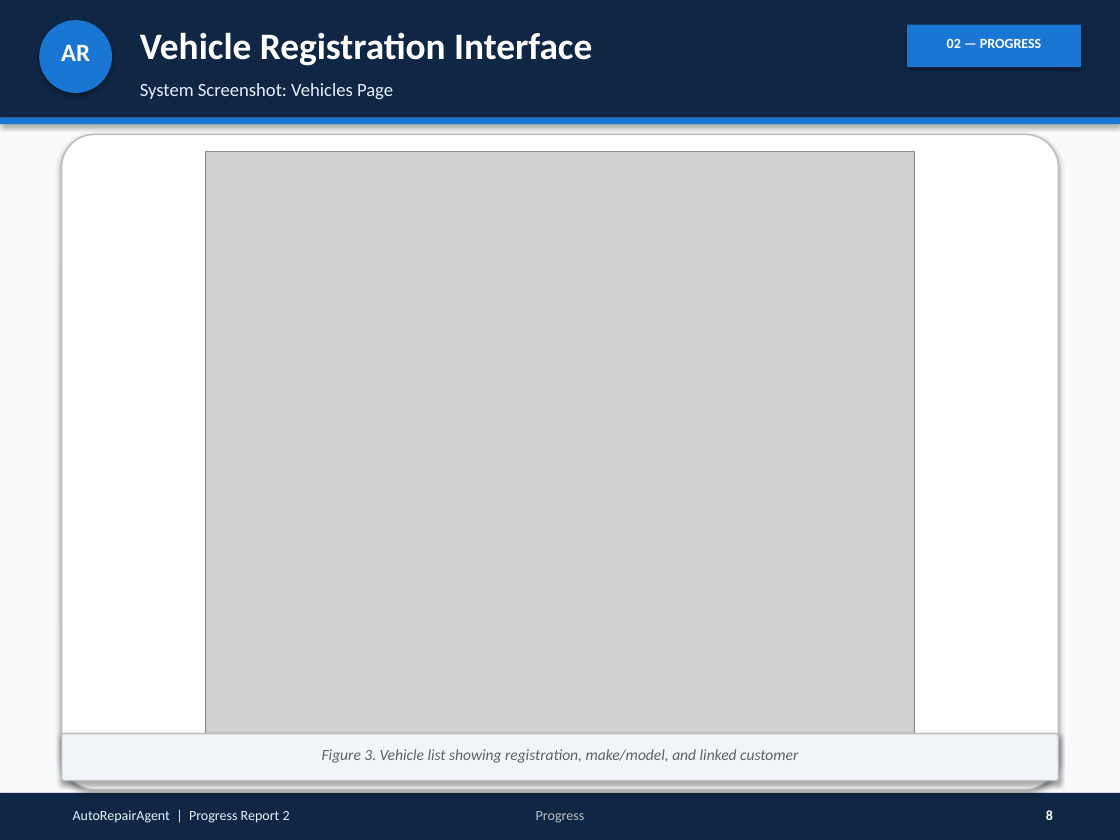
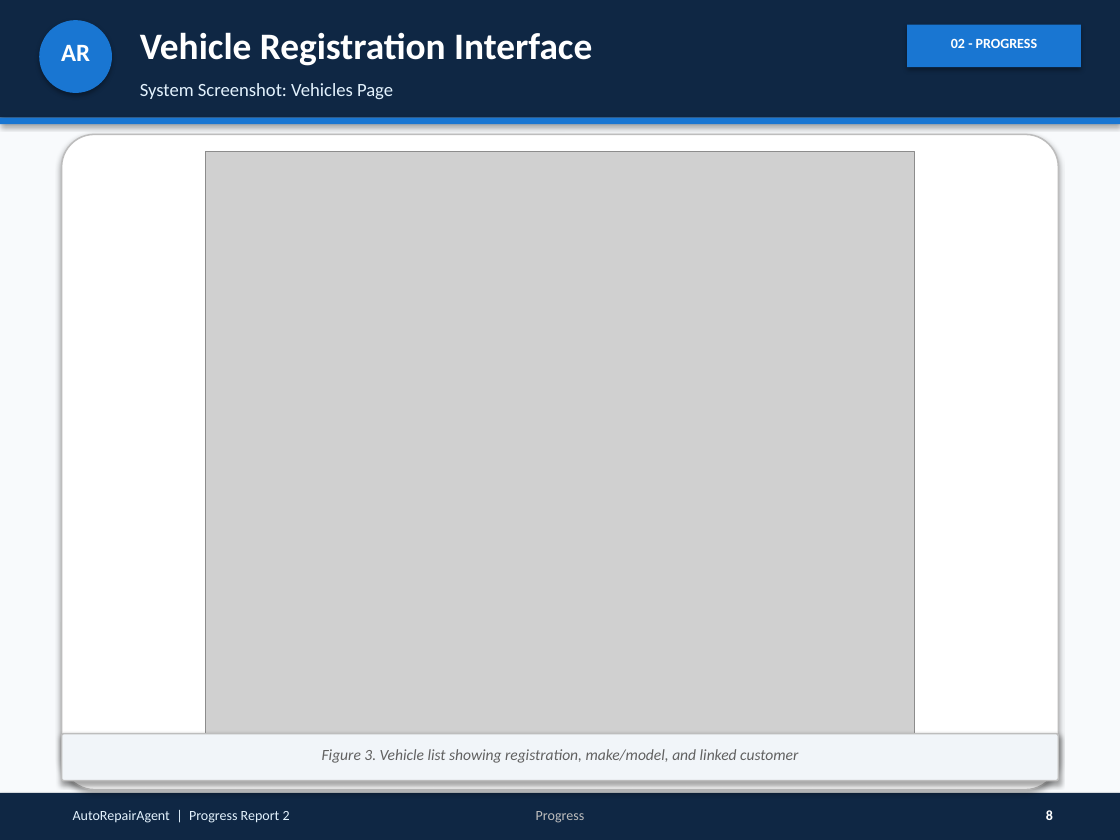
Before and after one commit to anish452/AutoWorkshop, a slide deck: slide 8 of docs/Progress_Report_2_AutoRepairAgent.pptx. Drawn at 1120x840 pixels with LibreOffice and Linux fonts; fonts in the diff are those of the drawing; grey boxes stand for pictures. Boxes give left, top, right and bottom in pixels: in the first picture for what was removed or moved away, otherwise in the second. Text is boxed around its words. In the diff, an @@ line names an element or a change of style, - is before the commit and + after.

```diff
--- a/docs/Progress_Report_2_AutoRepairAgent.pptx
+++ b/docs/Progress_Report_2_AutoRepairAgent.pptx
@@ text at bbox=[951, 39, 1037, 48]: text changed @@
-02 — PROGRESS
+02 - PROGRESS
```
Also in this commit, not shown: 18 other slides changed, 1 slide removed, 15 other files.
